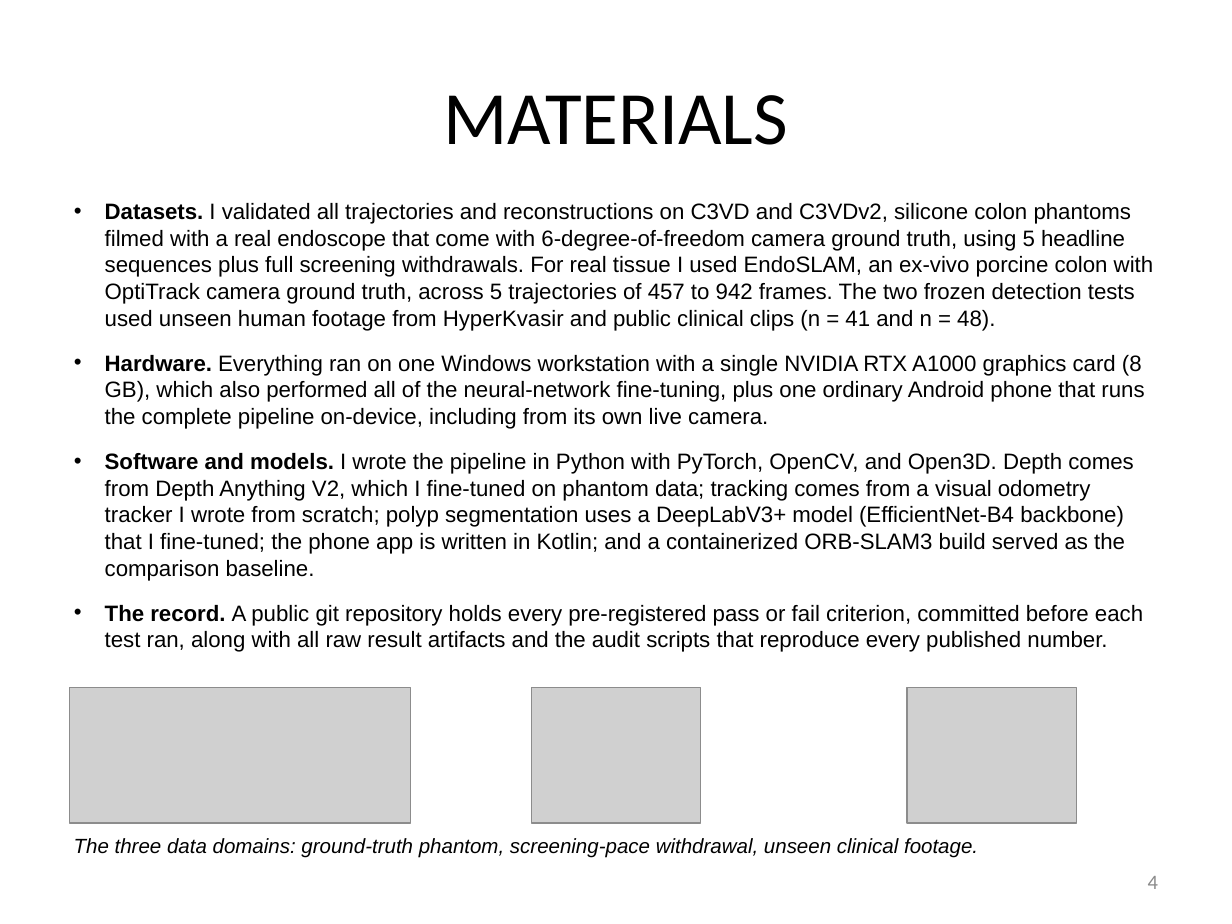
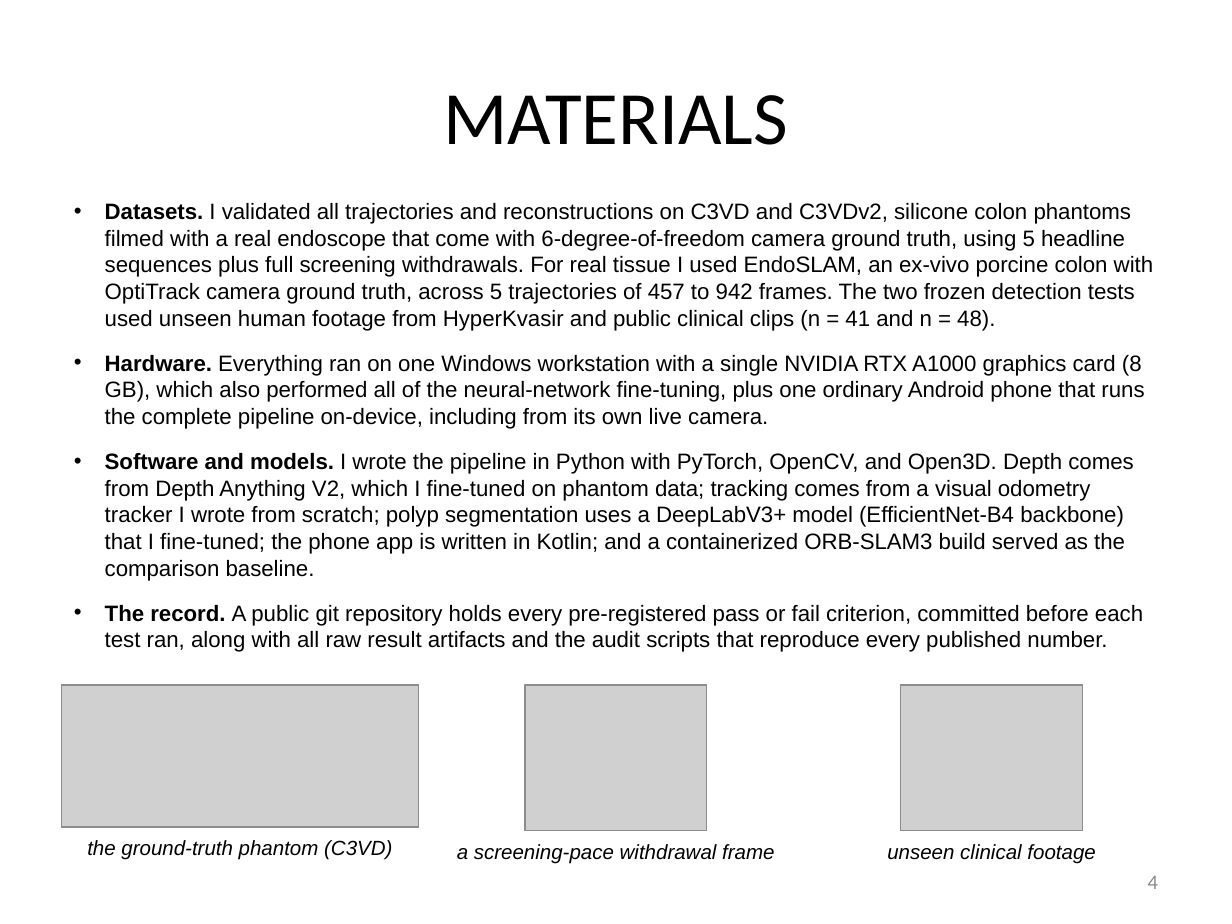
Before and after one commit to bluMoonx/EndoscopicMonocularSLAM, a slide deck: slide 4 of presentation/Argus_GSDSEF_2027_Digital_Presentation.pptx. Drawn at 1232x924 pixels with LibreOffice and Linux fonts; fonts in the diff are those of the drawing; grey boxes stand for pictures. Boxes give left, top, right and bottom in pixels: in the first picture for what was removed or moved away, otherwise in the second. Text is boxed around its words. In the diff, an @@ line names an element or a change of style, - is before the commit and + after.

Commit message:
Deck captions: one short caption under each image, no combined Left/Center/Right lines
Each figure now carries its own centered caption directly beneath it,
at the template minimum of Arial 12, and the figures grew into the
space the shared caption rows used to occupy. All twelve slides
re-rendered and checked; template validation passes.

```diff
--- a/presentation/Argus_GSDSEF_2027_Digital_Presentation.pptx
+++ b/presentation/Argus_GSDSEF_2027_Digital_Presentation.pptx
@@ picture: place and size @@
-picture at (70,687,411,823)
+picture at (62,685,419,827)
@@ picture: place and size @@
-picture at (531,687,701,823)
+picture at (525,685,706,830)
@@ picture: place and size @@
-picture at (907,687,1077,823)
+picture at (901,685,1082,830)
@@ text added at (87,840,392,860), 12 pt, text #000000, italic @@
+the ground-truth phantom (C3VD)
@@ text at (457,844,774,864): text changed @@
-The three data domains: ground-truth phantom, screening-pace withdrawal, unseen clinical footage.
+a screening-pace withdrawal frame
@@ text added at (887,844,1095,864), 12 pt, text #000000, italic @@
+unseen clinical footage
```
Also in this commit, not shown: 8 other slides changed, 1 other file.
